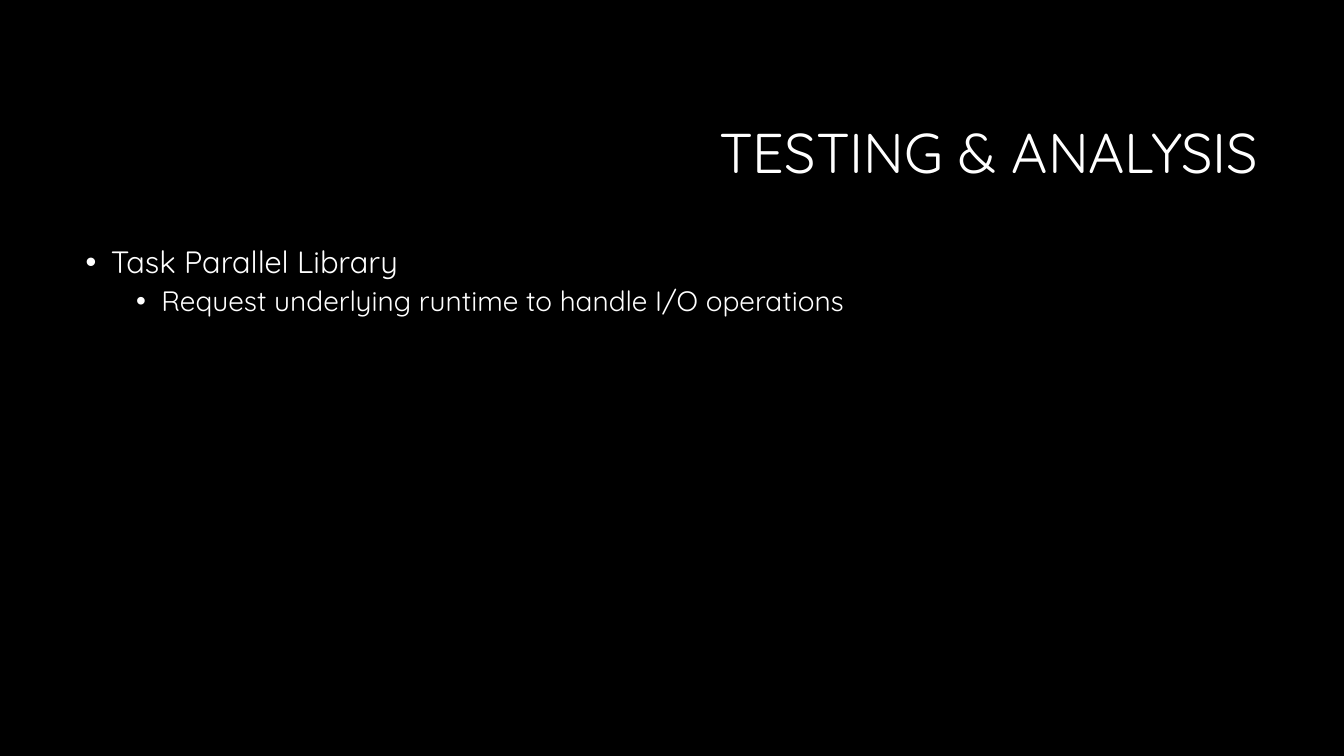
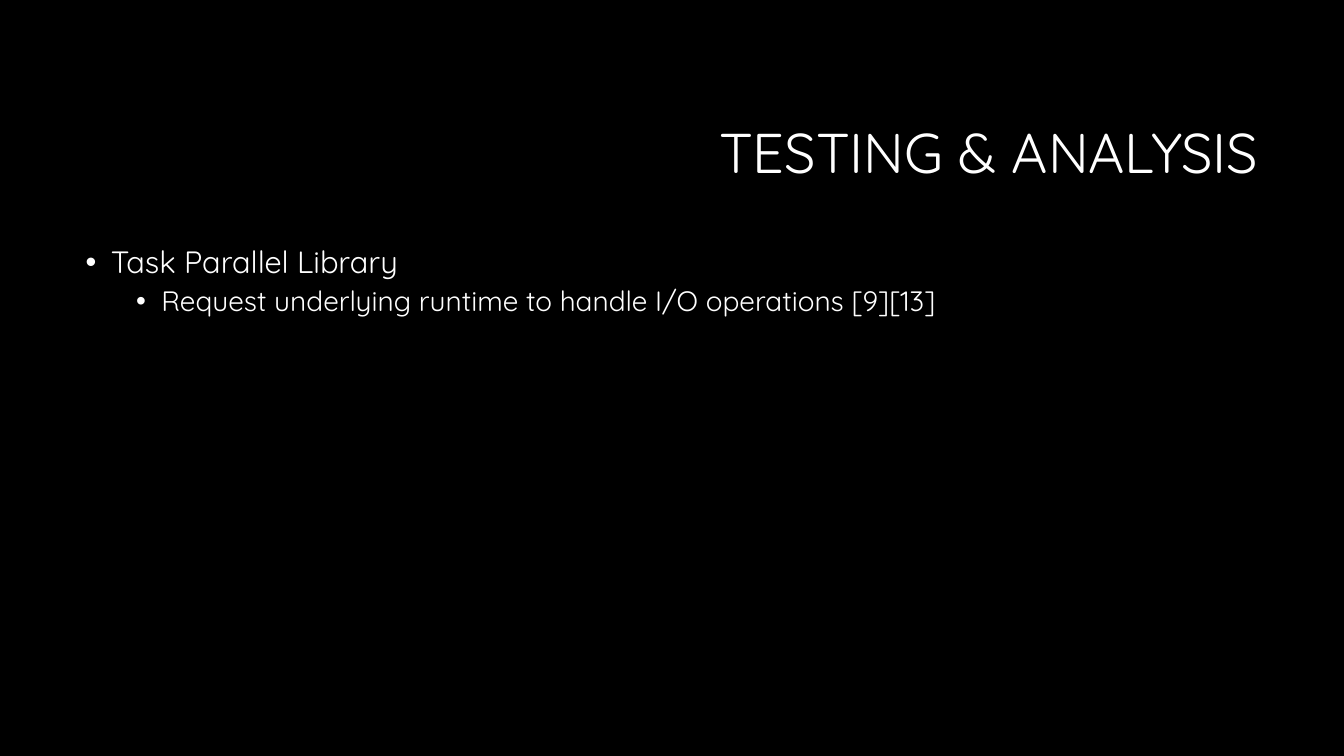
Before and after one commit to czifro-tech/instant-transmission, a slide deck: slide 97 of presentation/Thesis.pptx (slide 87 before the commit). Drawn at 1344x756 pixels with LibreOffice and Linux fonts; fonts in the diff are those of the drawing; background and template pictures are left out. Boxes give left, top, right and bottom in pixels: in the first picture for what was removed or moved away, otherwise in the second. Text is boxed around its words. In the diff, an @@ line names an element or a change of style, - is before the commit and + after.

```diff
--- a/presentation/Thesis.pptx
+++ b/presentation/Thesis.pptx
@@ text at [161,288,936,317]: text changed @@
-  • Request underlying runtime to handle I/O operations
+  • Request underlying runtime to handle I/O operations [9][13]
```
Also in this commit, not shown: 33 other slides changed, 14 slides added, 2 slides removed, 6 other files.
